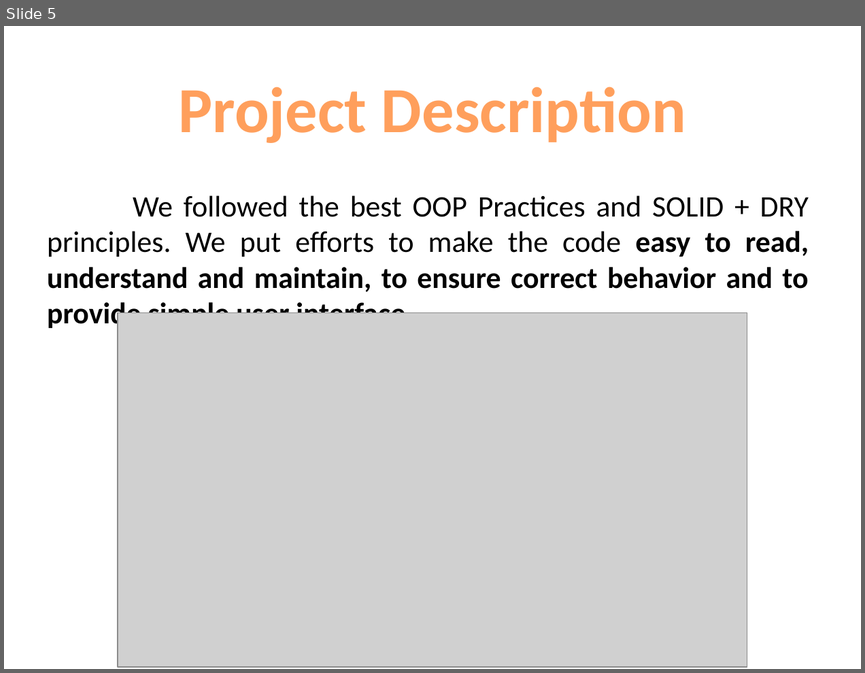
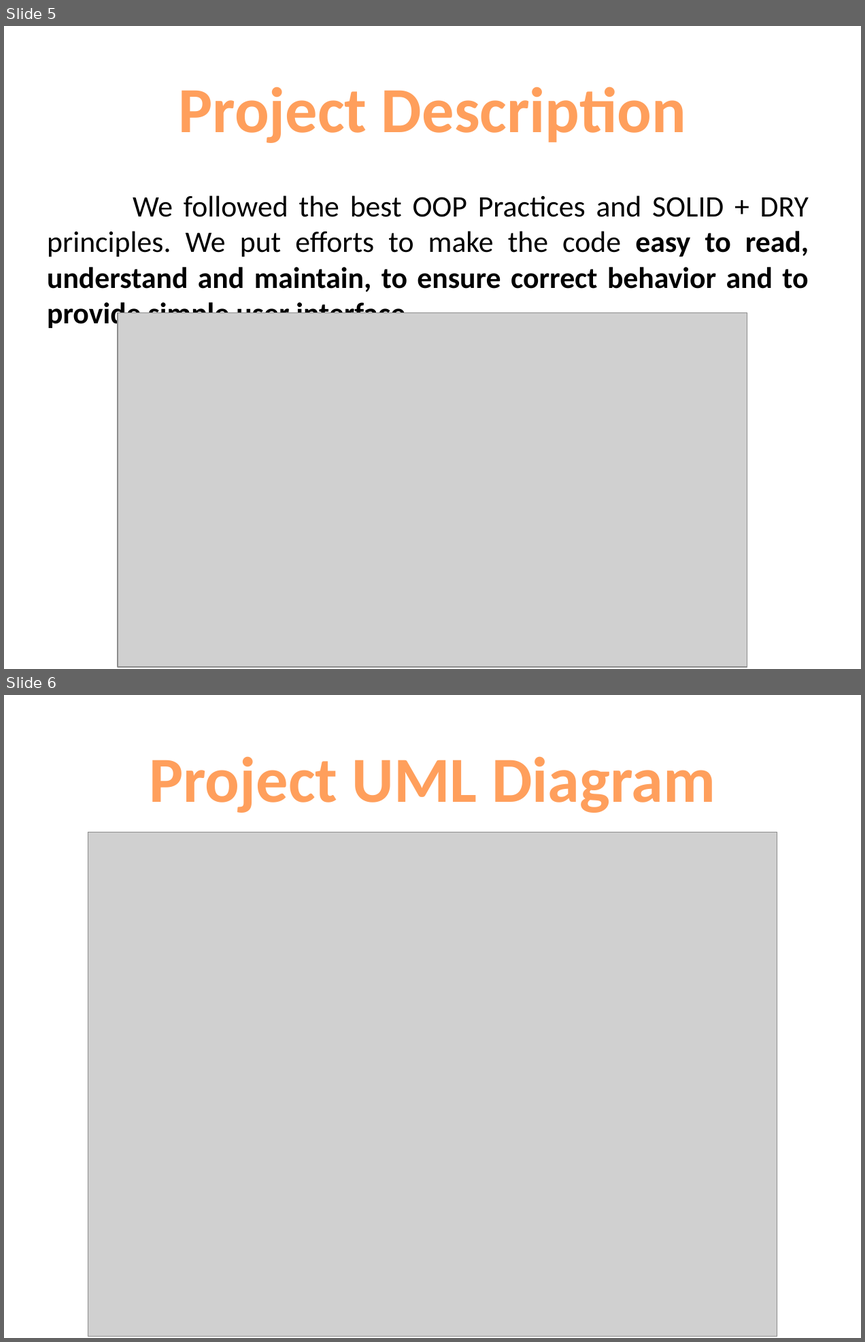
Before and after one commit to Reiko-JS/JavaScript-UI-and-DOM-2014-Teamwork, a slide deck: Project Documentation/JavaScript UI & DOM - Teamwork.pptx. Shown one above the other, each under a label of ours: slide 5 before the commit, slides 5 and 6 after it. The pictures are 865x673 and 865x1342 pixels, drawn with LibreOffice and Linux fonts; fonts in the diff are those of the drawing; grey boxes stand for pictures. Boxes give left, top, right and bottom in pixels: in the first picture for what was removed or moved away, otherwise in the second. Text is boxed around its words. In the diff, an @@ line names an element or a change of style, - is before the commit and + after.

Commit message:
diagram update diagram added to presentation added pdf presentation

```diff
--- a/Project Documentation/JavaScript UI & DOM - Teamwork.pptx
+++ b/Project Documentation/JavaScript UI & DOM - Teamwork.pptx
@@ slide 6 added at <box>4,695,861,1338</box>, background #FFFFFF @@
@@ text added at <box>149,756,715,813</box>, 54 pt, text gradient #FFA367 to #FF9F5D to #F38E3A, bold @@
+Project UML Diagram
@@ picture added at <box>88,832,777,1336</box> @@
```
Also in this commit, not shown: 4 other files.
